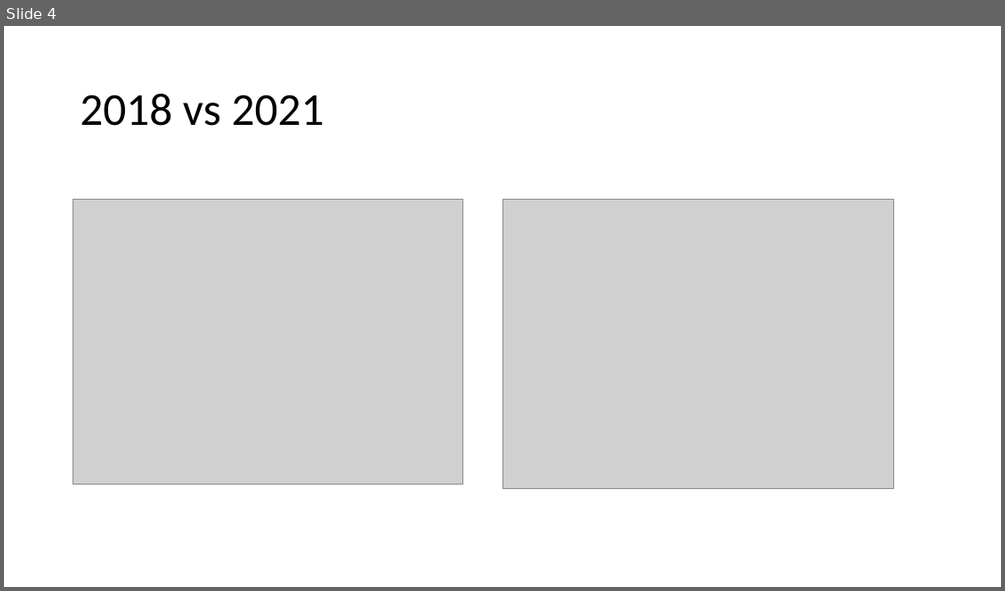
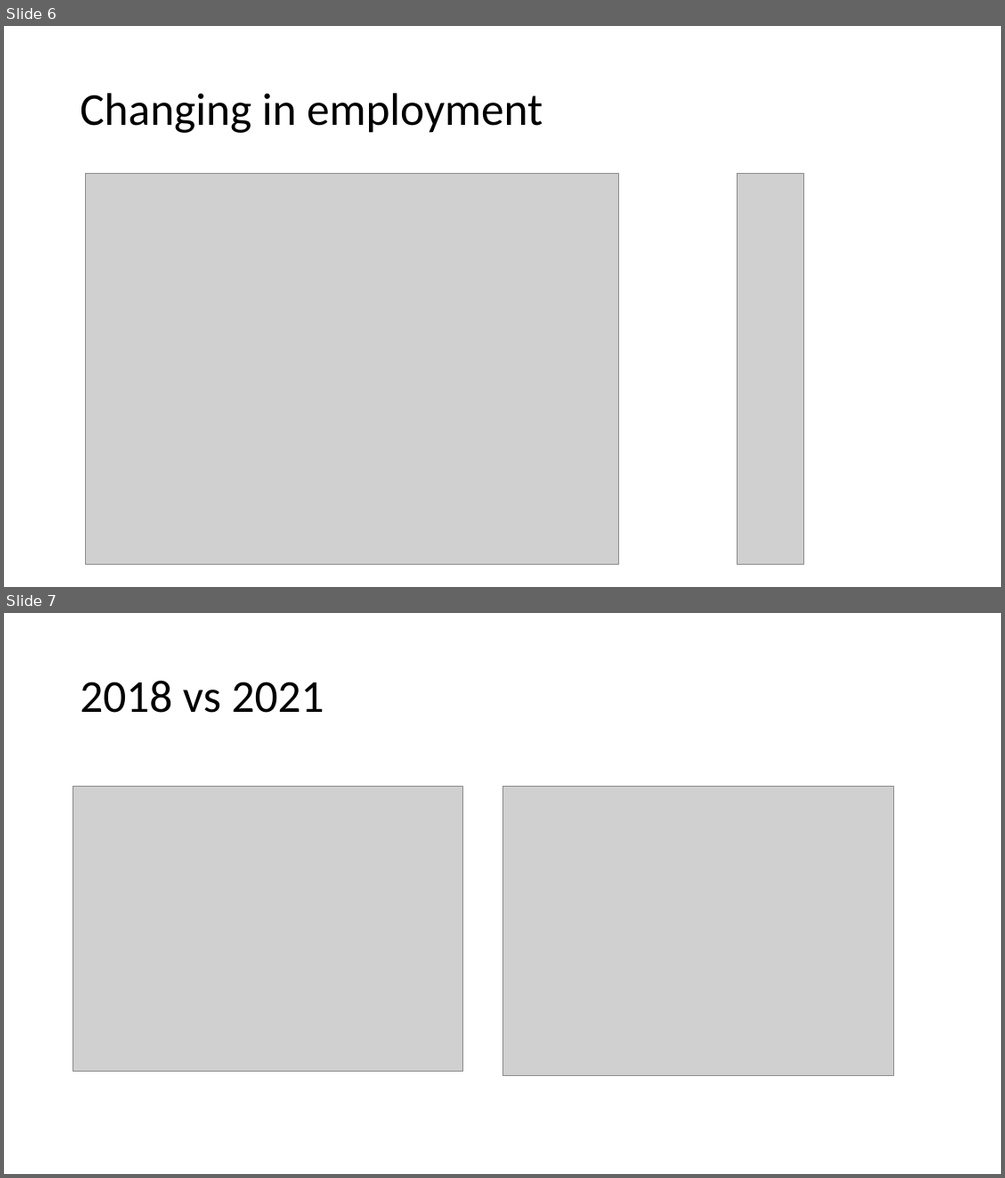
Before and after one commit to CarmenK2/GroupProject1, a slide deck: Presentation_ppt.pptx. Shown one above the other, each under a label of ours: slide 4 before the commit, slides 6 and 7 after it. The pictures are 1005x591 and 1005x1178 pixels, drawn with LibreOffice and Linux fonts; fonts in the diff are those of the drawing; grey boxes stand for pictures. Boxes give left, top, right and bottom in pixels: in the first picture for what was removed or moved away, otherwise in the second. Text is boxed around its words. In the diff, an @@ line names an element or a change of style, - is before the commit and + after.

```diff
--- a/Presentation_ppt.pptx
+++ b/Presentation_ppt.pptx
@@ slide 6 added at [4,26,1001,587], background #FFFFFF @@
@@ title added at [80,93,542,133], 44 pt, text #000000 @@
+Changing in employment
@@ picture added at [86,174,619,564] @@
@@ picture added at [736,174,803,564] @@
@@ what was slide 4 is now slide 7 @@
```
Also in this commit, not shown: 3 slides changed, 7 other slides added, 6 slides removed, 2 other files.
